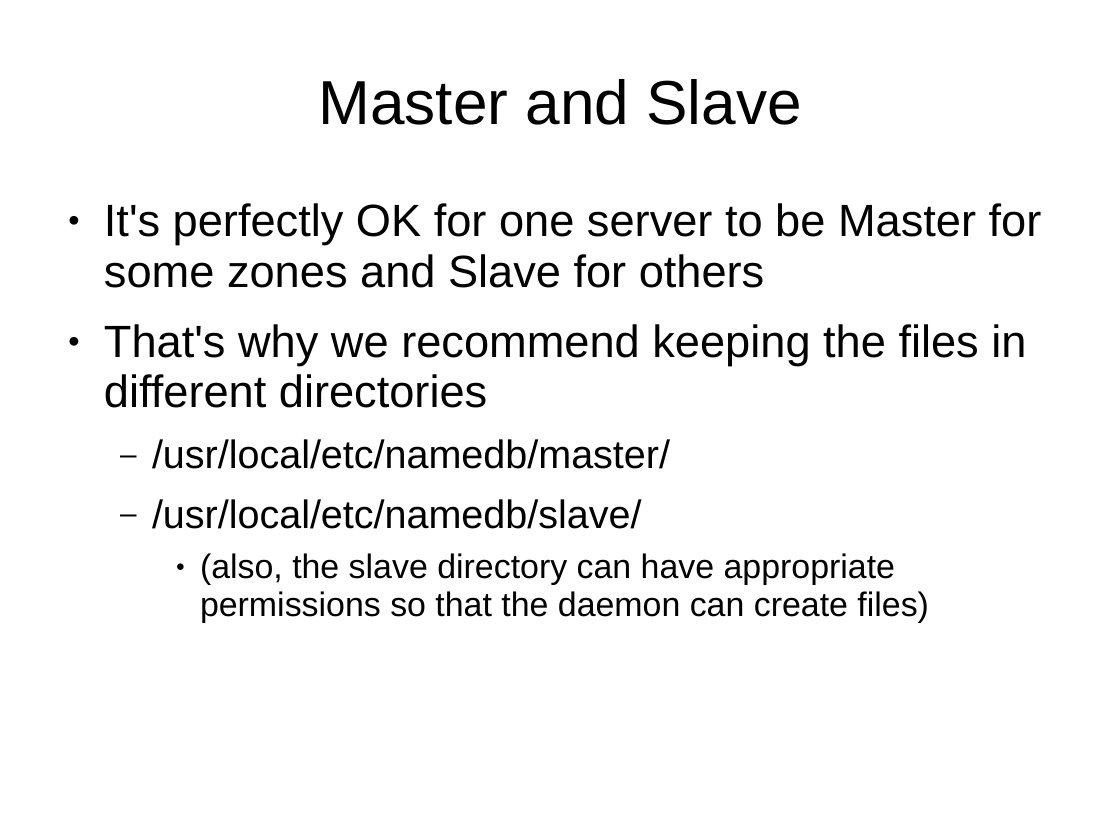
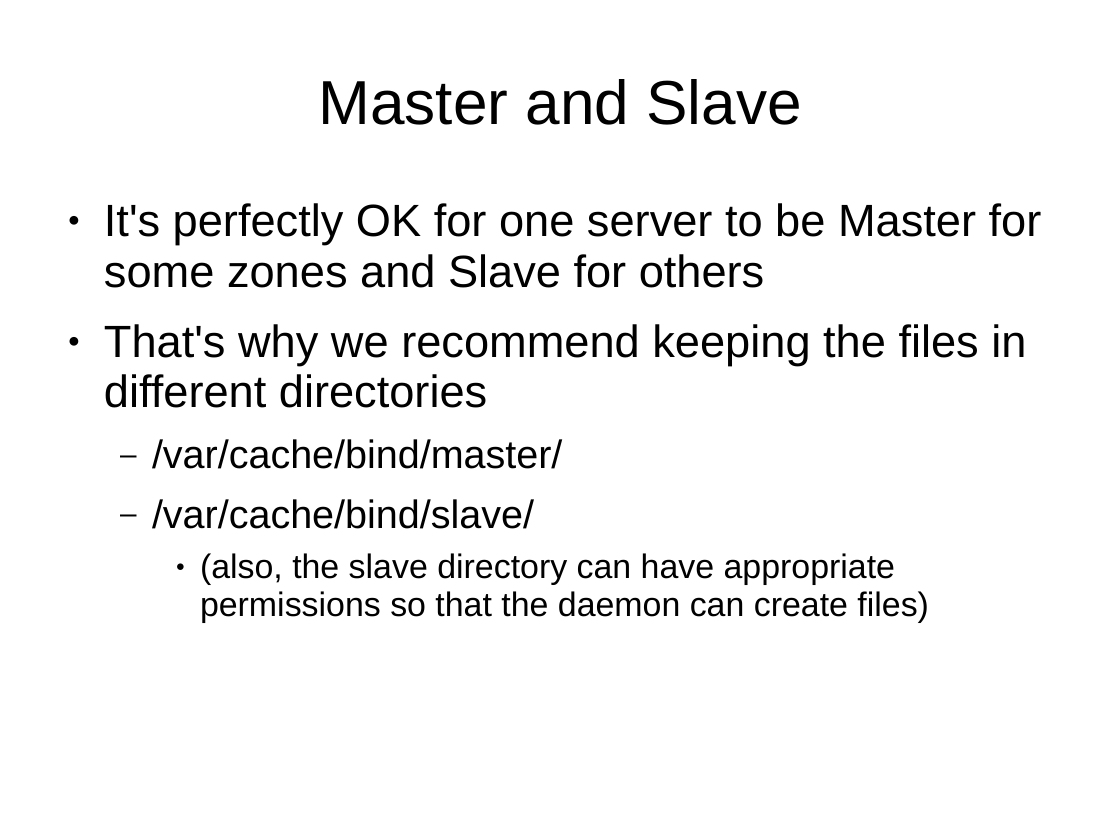
Before and after one commit to afnog/afnog.github.io, a slide deck: slide 12 of sse/dns/dns3-presentation.pptx. Drawn at 1120x840 pixels with LibreOffice and Linux fonts; fonts in the diff are those of the drawing; background and template pictures are left out. Boxes give left, top, right and bottom in pixels: in the first picture for what was removed or moved away, otherwise in the second. Text is boxed around its words. In the diff, an @@ line names an element or a change of style, - is before the commit and + after.

```diff
--- a/sse/dns/dns3-presentation.pptx
+++ b/sse/dns/dns3-presentation.pptx
@@ text at bbox=[152, 439, 562, 529]: text changed @@
-  – /usr/local/etc/namedb/master/
-  – /usr/local/etc/namedb/slave/
+  – /var/cache/bind/master/
+  – /var/cache/bind/slave/
```
Also in this commit, not shown: 2 other slides changed.
